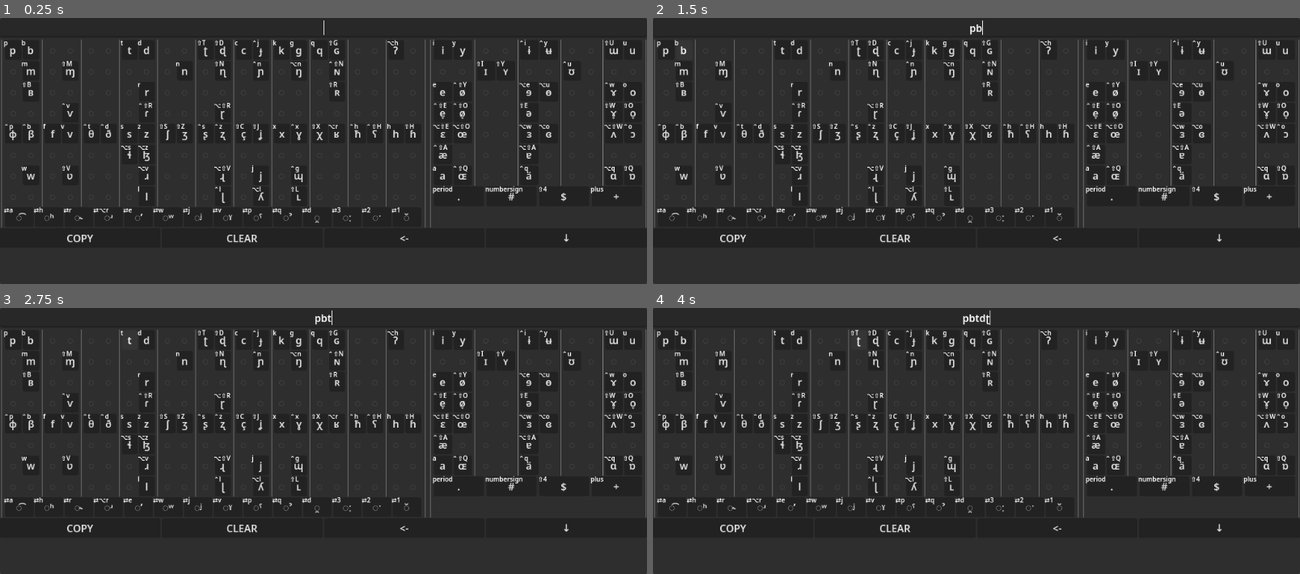
Above: before the commit, frames 1-4 (two rows, left to right).
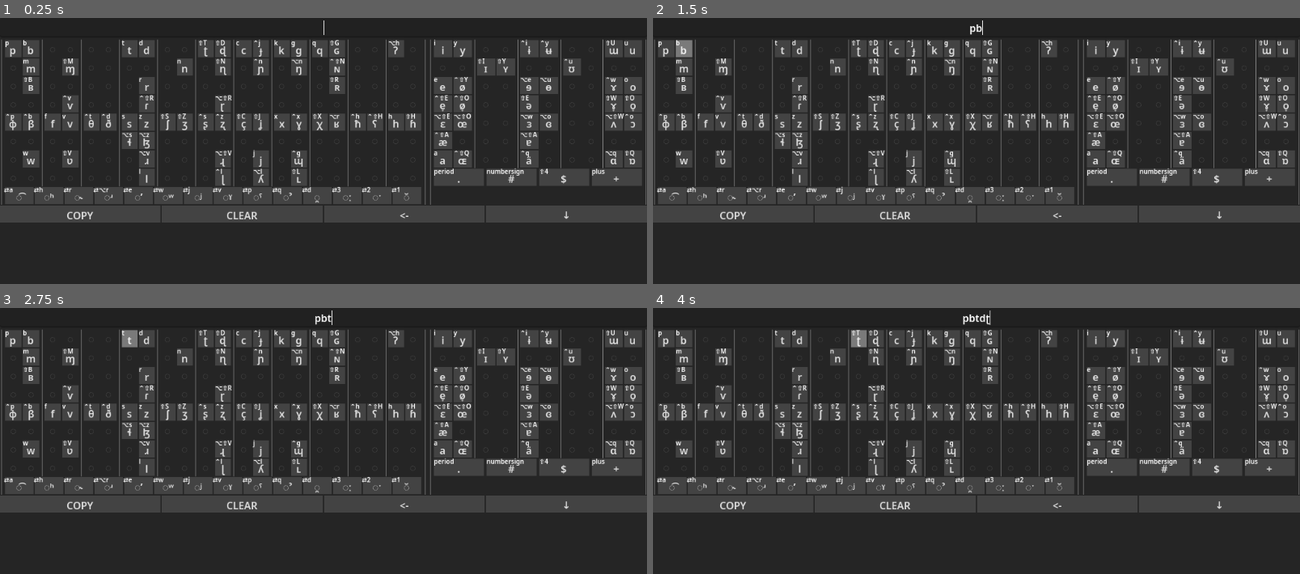
Above: after the commit, the same moments.

Repository: SeraKatha/ipa-keyboard
Game: Godot game, scene res://main.tscn
Two runs of this game, one before a commit and one after it. Both use one fixed random seed, a clock stepped at 60 frames per second and the inputs below.
Inputs:
- Up to frame 1 (0.25 s): no input
- Up to frame 2 (1.5 s): click "p" at 0.5 s; click "b" at 1.25 s
- Up to frame 3 (2.75 s): click "t" at 2 s
- Up to frame 4 (4 s): click "d" at 2.75 s; click "ʈ" at 3.5 s

The runs differ from the first frame. In frame 1, 18% of the frame differs, in the area x 0-100%, y 0-100%; in frame 2, 18%; in frame 3, 18%; in frame 4, 18%.

Commit message:
Changed theming

Diff:
--- a/keyboard/keys/sound_key.tscn
+++ b/keyboard/keys/sound_key.tscn
@@ -13,8 +13,7 @@
 [node name="KeyboardHint" type="Label" parent="." unique_id=1576381279]
 unique_name_in_owner = true
 layout_mode = 0
-offset_left = -2.0
 offset_top = -3.0
-offset_right = 38.0
+offset_right = 40.0
 offset_bottom = 20.0
 theme = ExtResource("2_046lw")
--- a/main.gd
+++ b/main.gd
@@ -28,7 +28,7 @@
 	config.load("user://config.cfg")
 	var application_scale = config.get_value("ui", "scale", 1.0)
 	get_tree().root.content_scale_factor = application_scale
-	DisplayServer.window_set_size(Vector2i(1020, 364) * application_scale)
+	DisplayServer.window_set_size(Vector2i(1020, 325) * application_scale)
 	for key in config.get_section_keys("key_bindings"):
 		var event_action_str = config.get_value("key_bindings", key).to_lower()
 		var event_action_keys = event_action_str.split("+")
--- a/themes/default.tres
+++ b/themes/default.tres
@@ -2,7 +2,26 @@
 
 [ext_resource type="FontFile" uid="uid://dc6nssxep0c3i" path="res://assets/fonts/NotoSans-SemiBold.ttf" id="1_nixot"]
 
+[sub_resource type="StyleBoxFlat" id="StyleBoxFlat_gnsgt"]
+content_margin_top = 4.0
+bg_color = Color(0.48, 0.48, 0.48, 1)
+
+[sub_resource type="StyleBoxFlat" id="StyleBoxFlat_2g1ym"]
+content_margin_top = 4.0
+bg_color = Color(0.26293245, 0.26293245, 0.26293245, 1)
+
+[sub_resource type="StyleBoxFlat" id="StyleBoxFlat_1fv3y"]
+content_margin_top = 4.0
+bg_color = Color(0.098728366, 0.098728366, 0.09872832, 1)
+
+[sub_resource type="StyleBoxFlat" id="StyleBoxFlat_l6fbw"]
+bg_color = Color(0.1452662, 0.1452662, 0.1452662, 1)
+
 [resource]
 default_font = ExtResource("1_nixot")
 default_font_size = 16
+Button/styles/hover = SubResource("StyleBoxFlat_gnsgt")
+Button/styles/normal = SubResource("StyleBoxFlat_2g1ym")
+Button/styles/pressed = SubResource("StyleBoxFlat_1fv3y")
 LineEdit/colors/font_uneditable_color = Color(1, 1, 1, 1)
+PanelContainer/styles/panel = SubResource("StyleBoxFlat_l6fbw")
